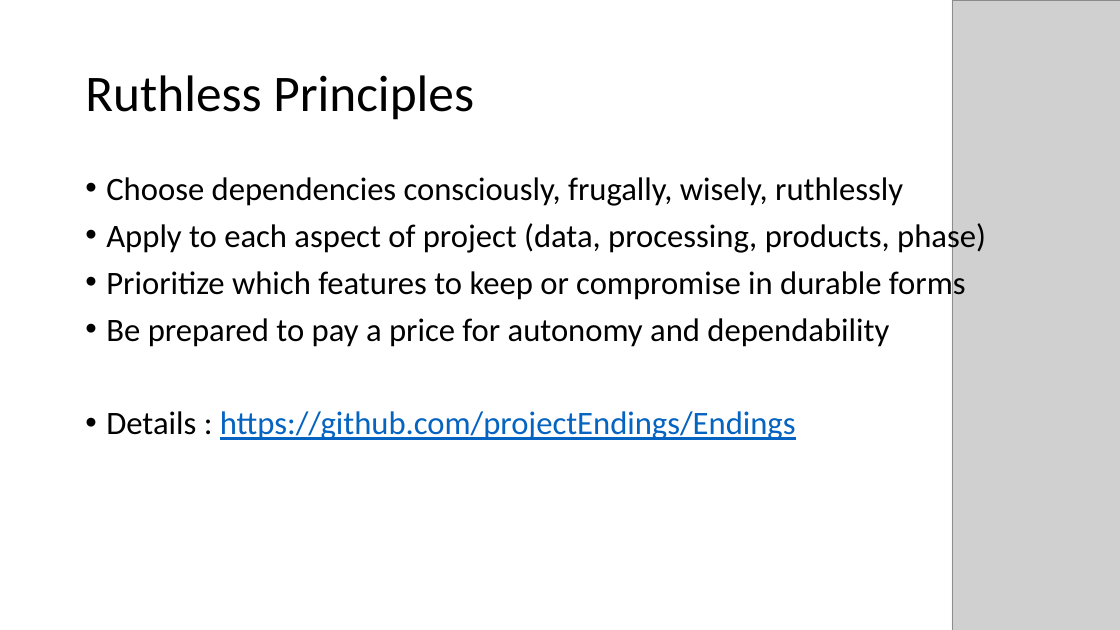
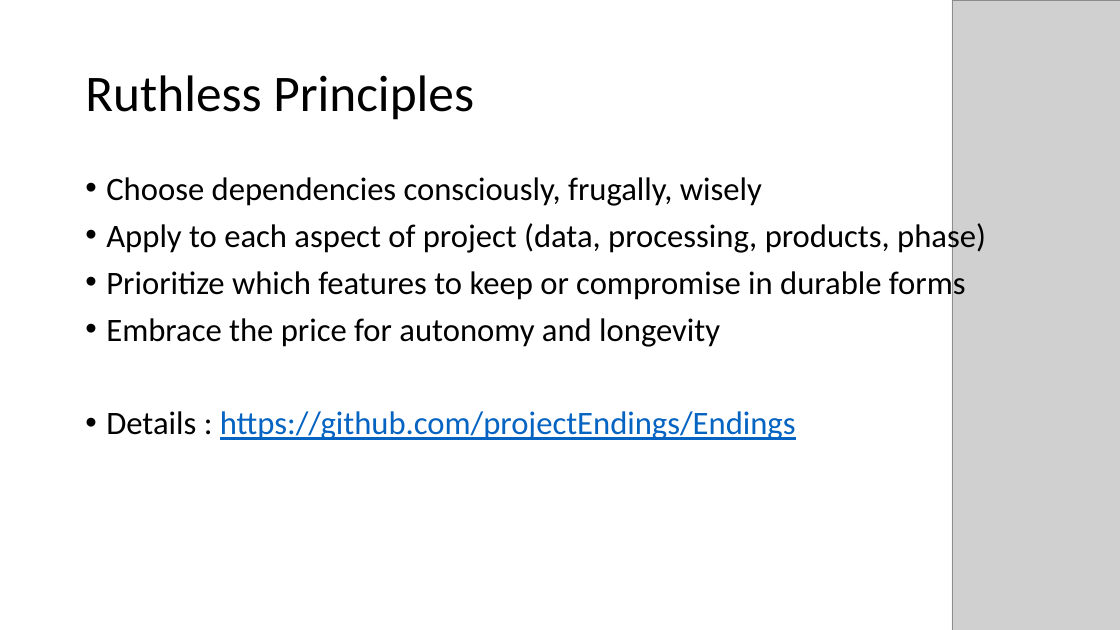
Before and after one commit to projectEndings/Endings, a slide deck: slide 10 of presentations/DH_2019/EndingsPanelPresentation.pptx. Drawn at 1120x630 pixels with LibreOffice and Linux fonts; fonts in the diff are those of the drawing; grey boxes stand for pictures. Boxes give left, top, right and bottom in pixels: in the first picture for what was removed or moved away, otherwise in the second. Text is boxed around its words. In the diff, an @@ line names an element or a change of style, - is before the commit and + after.

```diff
--- a/presentations/DH_2019/EndingsPanelPresentation.pptx
+++ b/presentations/DH_2019/EndingsPanelPresentation.pptx
@@ text at (x1=106, y1=177, x2=762, y2=206): text changed @@
-• Choose dependencies consciously, frugally, wisely, ruthlessly
+• Choose dependencies consciously, frugally, wisely
@@ text at (x1=106, y1=318, x2=720, y2=347): text changed @@
-• Be prepared to pay a price for autonomy and dependability
+• Embrace the price for autonomy and longevity
```
Also in this commit, not shown: 6 other slides changed, 2 slides removed.
